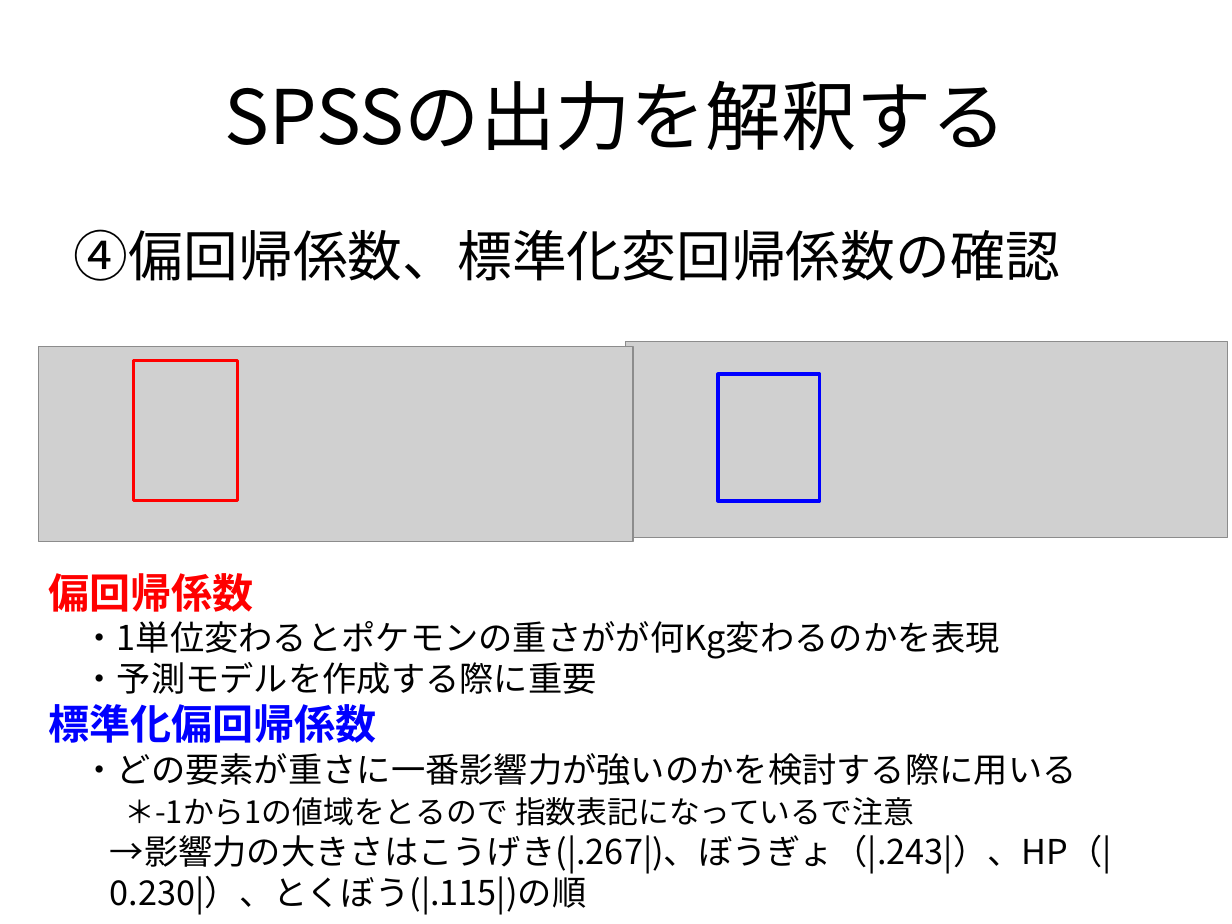
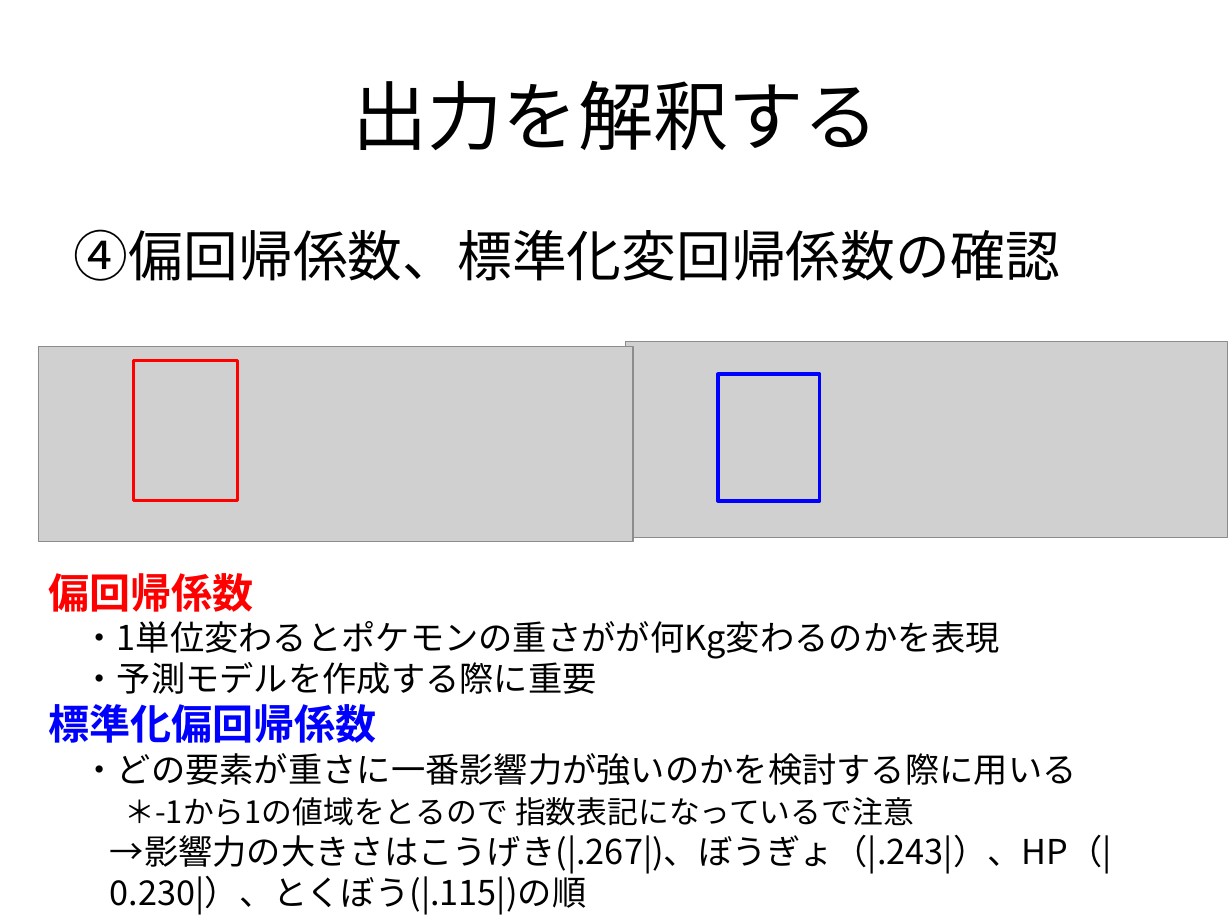
Before and after one commit to MakotoASAOKA/IES2023_Week14, a slide deck: slide 51 of week14_regression.pptx. Drawn at 1232x924 pixels with LibreOffice and Linux fonts; fonts in the diff are those of the drawing; grey boxes stand for pictures. Boxes give left, top, right and bottom in pixels: in the first picture for what was removed or moved away, otherwise in the second. Text is boxed around its words. In the diff, an @@ line names an element or a change of style, - is before the commit and + after.

```diff
--- a/week14_regression.pptx
+++ b/week14_regression.pptx
@@ title at [352, 80, 879, 150]: text changed @@
-SPSSの出力を解釈する
+出力を解釈する
```
Also in this commit, not shown: 6 other slides changed.
